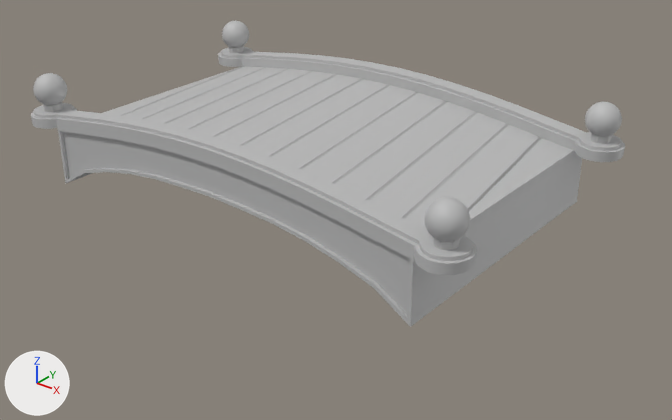
The FBX model Import/Arena/Bridge.fbx, before and after one commit.
Rendered twice from a 50 mm camera at (2.47, -3.04, 1.81) aimed at (0.08, -0.05, -0.04). The lights are fixed; the arrows at lower left show +X, +Y and +Z.
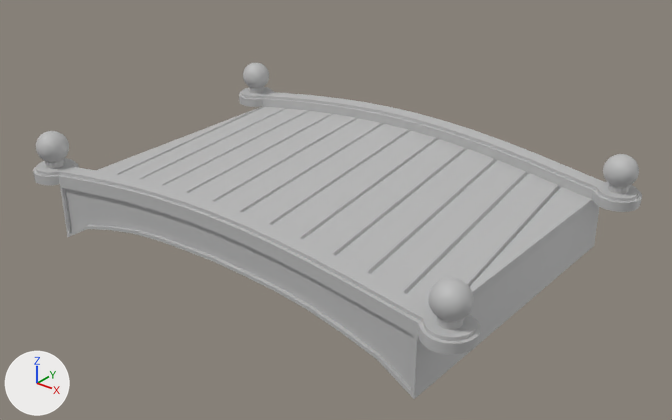
Changed parts and their boxes (x1, y1, x2, y2) in the pictures (672 x 420 px; the box of a moved part takes in the faces that stretch with it):
```json
{"object": "polySurface6", "change": "reshaped, moved, rescaled", "before": [31, 21, 625, 327], "after": [33, 63, 642, 399], "on screen": "10% taller"}
{"part": 1, "of": "me_mesh", "change": "moved or reshaped", "before": [585, 102, 622, 137], "after": [603, 154, 639, 188]}
{"part": 2, "of": "me_mesh", "change": "moved or reshaped", "before": [424, 197, 470, 242], "after": [428, 277, 474, 322]}
{"part": 3, "of": "me_mesh", "change": "moved or reshaped", "before": [222, 21, 249, 48], "after": [243, 63, 269, 88]}
{"part": 4, "of": "me_mesh", "change": "moved or reshaped", "before": [33, 73, 67, 106], "after": [36, 131, 69, 162]}
{"part": 5, "of": "me_mesh", "change": "moved or reshaped", "before": [31, 46, 625, 327], "after": [33, 87, 642, 399]}
```

Edits to the scene script, one JSON object a line:
```json
{"block": "me_mesh", "where": "# used by ob_polysurface6; location = (0.0, 0.0, 0.0); rotation_euler = (1.571, 0.0, 0.0), in degrees (90, 0, 0); scale = (0.147, 0.147, 0.147)"}
{"op": "remove", "block": "me_mesh", "code": "me_mesh.from_pydata(...)  # 2495 vertices, 2513 faces; spans x -7.9..7.9, y 0.2..3.6, z -4.2..5.4"}
{"op": "add", "block": "me_mesh", "code": "me_mesh.from_pydata(...)  # 2495 vertices, 2513 faces; spans x -8.1..8.1, y -1.7..1.7, z -5.4..5.4"}
{"block": "me_mesh", "change": "me_mesh part 1: the loose piece of 382 vertices spanning x 6.7..7.7, y 2.6..3.6, z -4.0..-3.0 is moved by (0.2, -1.9, -1.2)"}
{"block": "me_mesh", "change": "me_mesh part 2: the loose piece of 382 vertices spanning x 6.7..7.7, y 2.6..3.6, z 4.2..5.2 is moved by (0.2, -1.9, 0.0)"}
{"block": "me_mesh", "change": "me_mesh part 3: the loose piece of 382 vertices spanning x -7.7..-6.7, y 2.6..3.6, z -4.0..-3.0 is moved by (-0.2, -1.9, -1.2)"}
{"block": "me_mesh", "change": "me_mesh part 4: the loose piece of 382 vertices spanning x -7.7..-6.7, y 2.6..3.6, z 4.2..5.2 is moved by (-0.2, -1.9, 0.0)"}
{"block": "me_mesh", "change": "me_mesh part 5: 967 of 2495 vertices moved; they spanned x -7.9..7.9, y 0.2..3.2, z -4.2..5.4 and now span x -8.1..8.1, y -1.7..1.2, z -5.4..5.4; mean shift (0.0, -1.9, -0.6); largest move (-7.9, 2.4, -3.5) -> (-8.1, 0.5, -4.7)"}
{"op": "set", "path": "ob_polysurface6.location", "old": "(0.0, 0.0, 0.0)", "new": "(0.0, 0.0, -0.003)"}
{"op": "set", "path": "ob_polysurface6.scale", "old": "(0.147, 0.147, 0.147)", "new": "(0.148, 0.148, 0.148)"}
```
